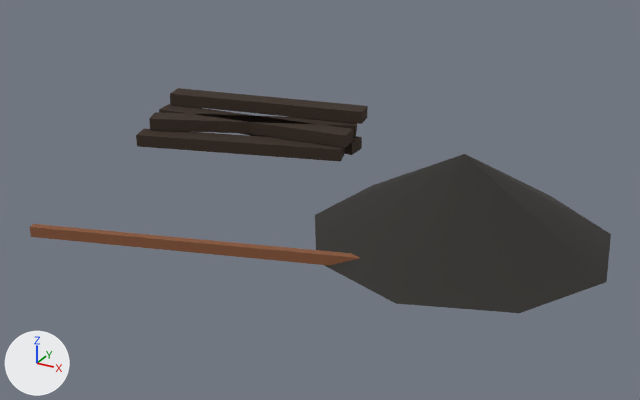
One commit to the glTF model game/assets/maps/switchyard_terrain_scatter.glb: the scene before it, then after it.
Before and after are seen from a camera (50 mm lens) standing at (3.91, -7.54, 3.57) and looking at (0.12, -0.64, 0.12). Every picture has the same lights, and +X, +Y and +Z are marked at lower left. The picture after the commit comes second. Where no turn or scale is listed for an object, it has been applied to the vertices. Vertices at exactly the same position are counted once.

The older version as bpy lines, for what is in view:
```python
me_mesh_1 = bpy.data.meshes.new('Mesh_1')
me_mesh_1.from_pydata(...)  # 8 vertices, 12 faces; spans x -1.21..1.21, y -0.24..0.24, z -0.07..0.07
me_mesh_1.materials.append(mat_sleeper)  # brown #3a2c22
me_mesh_4 = bpy.data.meshes.new('Mesh_4')
me_mesh_4.from_pydata(...)  # 8 vertices, 12 faces; spans x -1.15..1.15, y -0.58..0.58, z -0.07..0.07
me_mesh_4.materials.append(mat_sleeper)  # brown #3a2c22
me_mesh_5 = bpy.data.meshes.new('Mesh_5')
me_mesh_5.from_pydata(...)  # 12 vertices, 18 faces; spans x -1.38..1.38, y -1.4..1.32, z -0.4..0.4
me_mesh_5.materials.append(mat_ballast_dark)  # dark grey #33312e
ob_scatter_sleeper1 = bpy.data.objects.new('scatter_sleeper1', me_mesh_1)
ob_scatter_sleeper1.location = (-1.5, 0.7, 0.22)
ob_scatter_sleeper4 = bpy.data.objects.new('scatter_sleeper4', me_mesh_4)
ob_scatter_sleeper4.location = (-1.5, 0.7, 0.22)
ob_scatter_spoil = bpy.data.objects.new('scatter_spoil', me_mesh_5)
ob_scatter_spoil.location = (1.5, -0.5, 0.4)
# also in view: 'scatter_sleeper2' at (-1.5, 1.0, 0.37); 'scatter_rail' at (0.0, -1.8, 0.06); 'scatter_sleeper3' at (-1.5, 0.4, 0.07)
```
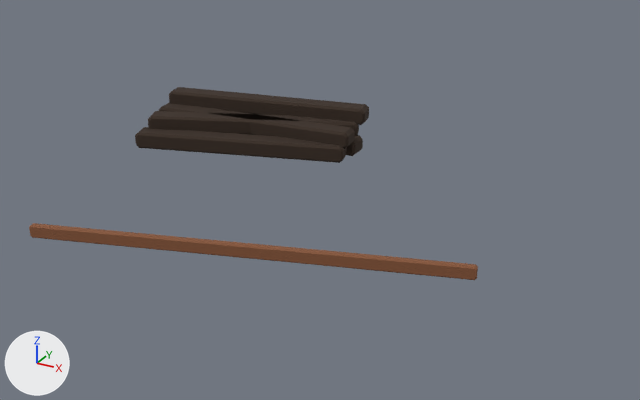
Changed parts and their boxes (x1, y1, x2, y2) in the pictures (640 x 400 px):
'scatter_spoil', reshaped (not visible afterwards)
    before: (315, 154, 611, 313)

Patch to the scene script:
```diff
--- a/game/assets/maps/switchyard_terrain_scatter.glb.py
+++ b/game/assets/maps/switchyard_terrain_scatter.glb.py
@@ me_mesh_5 @@
 # used by ob_scatter_spoil; location = (1.5, -0.5, 0.4)
-me_mesh_5.from_pydata(...)  # 12 vertices, 18 faces; spans x -1.38..1.38, y -1.4..1.32, z -0.4..0.4
+me_mesh_5.from_pydata(...)  # 99 vertices, 128 faces; spans x 0.0, y 0.0, z -0.4..0.4
+# me_mesh_5 part 1: 10 vertices removed from x -1.38..1.38, y -1.4..1.32, z -0.4; 97 vertices added at x 0.0, y 0.0, z -0.4..0.4
 me_mesh_5.materials.append(mat_ballast_dark)
```
